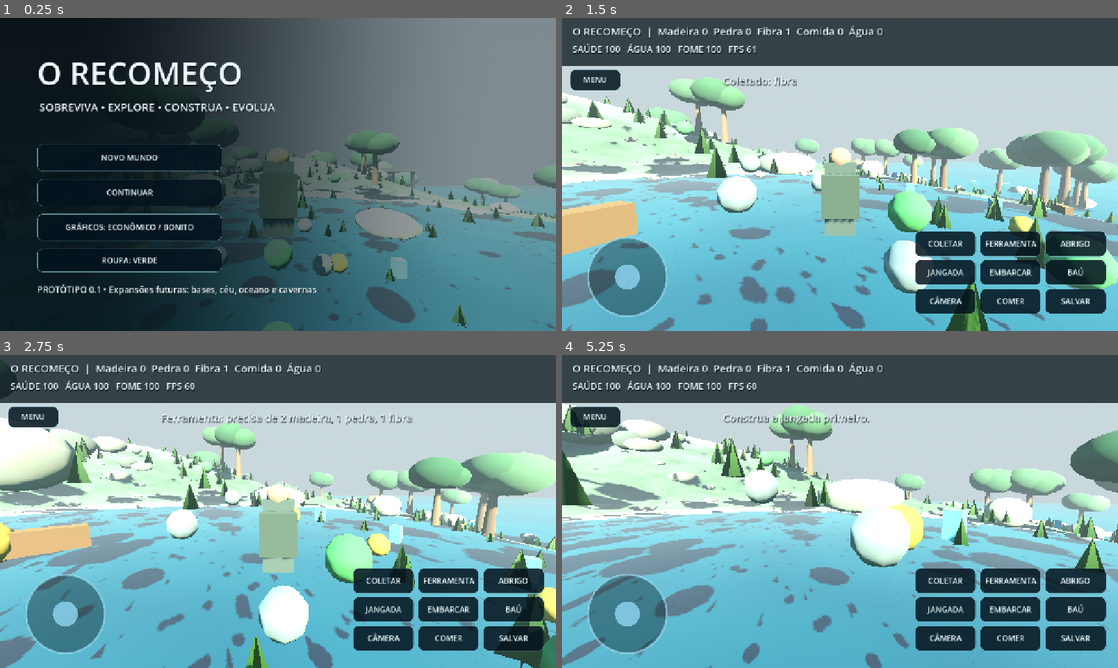
Above: before the commit, frames 1-4 (two rows, left to right).
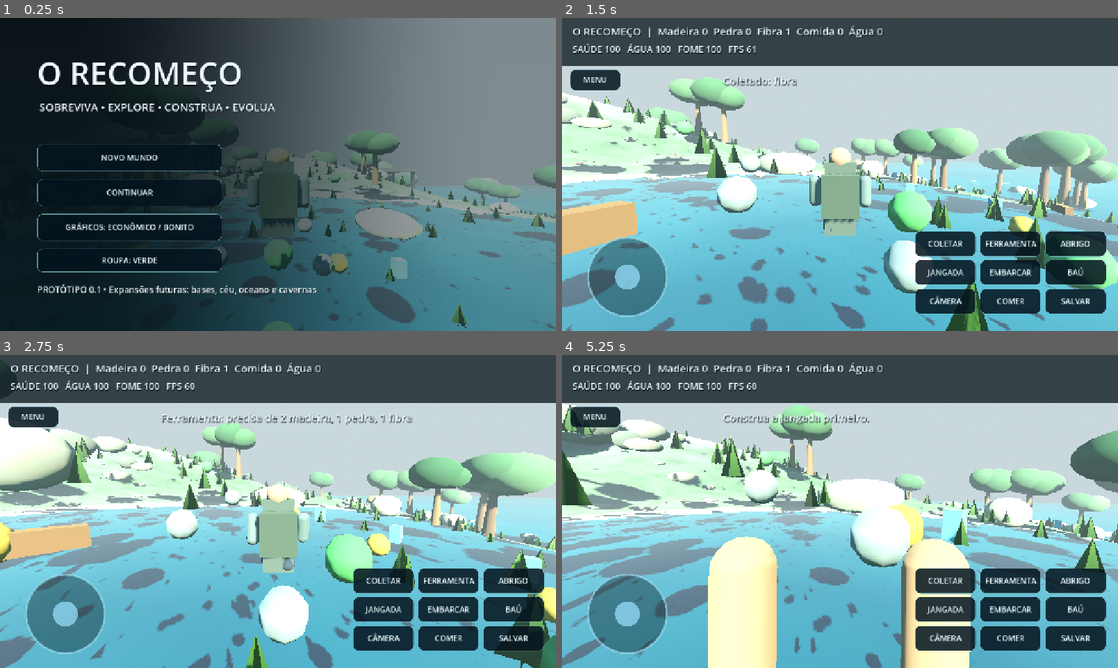
Above: after the commit, the same moments.

Repository: ronaldweker-prog/game
Game: Godot game, scene res://scenes/main.tscn
Two runs of this game, one before a commit and one after it. Both use one fixed random seed, a clock stepped at 60 frames per second and the inputs below.
Inputs (mouse positions are in pixels of both pictures, inside the frame that each line leads up to):
- Up to frame 1 (0.25 s): no input
- Up to frame 2 (1.5 s): click "NOVO MUNDO" at 0.5 s; tap Enter at 1.25 s; move the mouse to (867, 174) at 1.27 s; hold W from 1.28 s (still down); tap E at 1.35 s; click (867, 174) at 1.42 s
- Up to frame 3 (2.75 s): keep holding W; tap Space at 1.52, 2.27 s; move the mouse to (250, 511) at 2.02 s; tap F at 2.1 s
- Up to frame 4 (5.25 s): keep holding W; move the mouse to (851, 505) at 2.77 s; tap B at 2.85 s; move the mouse to (834, 517) at 3.52 s; tap R at 3.6 s; click (834, 517) at 3.67 s; tap Space at 3.77, 4.52 s; move the mouse to (878, 514) at 4.27 s; tap T at 4.35 s; move the mouse to (795, 508) at 5.02 s; tap V at 5.1 s

The runs differ from the first frame. In frame 1, 0.3% of the frame differs, in the area x 44-61%, y 50-82%; in frame 2, 0.4%; in frame 3, 0.5%; in frame 4, 7.6%, in the area x 26-74%, y 58-100%.

Commit message:
Integrar animacoes do personagem a locomocao e camera primeira pessoa

Diff:
--- a/scripts/Main.gd
+++ b/scripts/Main.gd
@@ -8,11 +8,13 @@
 const WILDLIFE = preload("res://scripts/Wildlife.gd")
 const VISUAL_WORLD = preload("res://scripts/VisualWorld.gd")
 const UI_SKIN = preload("res://scripts/UISkin.gd")
+const CHARACTER_MOTION = preload("res://scripts/CharacterMotion.gd")
 var game_config: Dictionary = {}
 var playing := false
 var player: CharacterBody3D
 var body: MeshInstance3D
 var player_visuals: Node3D
+var character_motion: Node3D
 var pivot: Node3D
 var cam: Camera3D
 var hud: CanvasLayer
@@ -197,6 +199,9 @@
 	cam.position = Vector3(0,0,4.8)
 	pivot.add_child(cam)
 	cam.current = true
+	character_motion = CHARACTER_MOTION.new()
+	player_visuals.add_child(character_motion)
+	character_motion.call("configure",cam)
 
 func _label(parent: Control,t: String,p: Vector2,s: Vector2,sz: int) -> Label:
 	var l := Label.new()
@@ -574,6 +579,8 @@
 	if not playing:
 		return
 	time_of_day += delta
+	if is_instance_valid(character_motion):
+		character_motion.call("animate_character",delta,player.velocity,aboard,first_person)
 	sun.rotation.x = -0.7 + sin(time_of_day * float(setting("world", "day_cycle_speed", 0.025))) * 0.38
 	stats.y = maxf(0,stats.y - delta * float(setting("balance", "hydration_loss_per_second", 0.027)))
 	stats.z = maxf(0,stats.z - delta * float(setting("balance", "hunger_loss_per_second", 0.020)))
